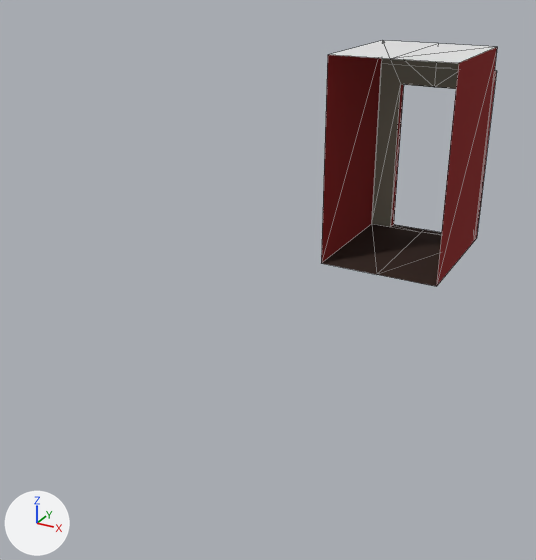
What one commit did to the glTF model assets/models/bar-v2/bar-corridor.glb.
The view is the same before and after, from a camera (50 mm lens) standing at (3.15, -6.83, 3.95) and looking at (-0.51, -0.19, 0.62). Arrows for +X, +Y and +Z are at lower left; the lights stay in place. Mesh edges are drawn as thin lines. Vertices at the same position are counted once.

The scene before the commit, as lines of its bpy script (objects in view):
```python
me_plane_019 = bpy.data.meshes.new('Plane.019')
me_plane_019.from_pydata(...)  # 31 vertices, 48 faces; spans x -0.82..0.82, y 1.92..3.96, z 0.0..2.8
# faces by material slot: [4, 28, 8, 8]
me_plane_019.materials.append(mat_platre)  # white #e7e7e7
me_plane_019.materials.append(mat_red)  # red #860100
me_plane_019.materials.append(mat_darker_wood)  # brown #2c180d
me_plane_019.materials.append(mat_concrete)  # grey #909081
# before: 1 (0.82, 1.92, 2.8) at pixel (458, 63), 2 (0.0, 1.92, 2.8) at pixel (390, 58), 5 (-0.82, 1.92, 2.8) at pixel (327, 54), 7 (0.82, 1.92, 0.0) at pixel (436, 286), 19 (-0.82, 1.92, 0.0) at pixel (321, 263)
# before: 29 (0.0, 1.92, 0.0) at pixel (376, 274)
# before: 9 (0.5, 3.82, 2.2), 10 (0.5, 3.96, 2.2), 12 (0.0, 3.82, 2.2) at pixel (434, 87), 13 (0.0, 3.96, 2.2), 23 (-0.5, 3.96, 2.2)
# before: 24 (-0.5, 3.82, 2.2) at pixel (400, 84)
ob_corridor = bpy.data.objects.new('Corridor', me_plane_019)
ob_corridor.location = (0.0, 0.0, 0.0)
```
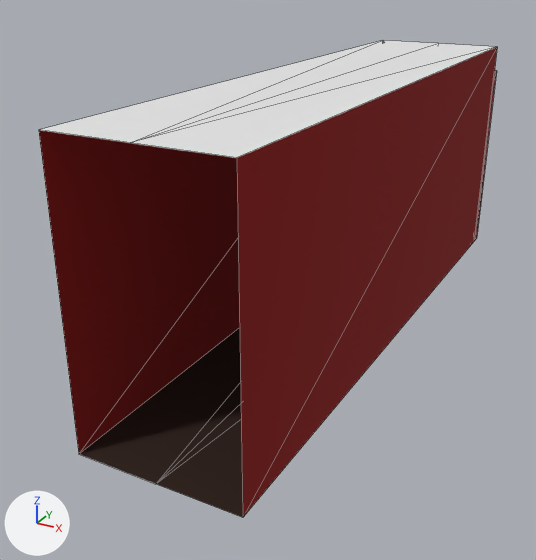
Boxes [x1, y1, x2, y2] around the edits, measured in the pictures (536 x 560 px; the box of a moved part takes in the faces that stretch with it):
'Corridor', reshaped (159% wider, 94% taller)
    before: [321, 40, 497, 286]
    after: [39, 40, 497, 518]
part 1 of me_plane_019, moved or reshaped
    before: [321, 40, 497, 286]
    after: [39, 40, 497, 518]
part 2 of me_plane_019, moved or reshaped (not visible afterwards)
    before: [372, 58, 459, 227]

What changed in the scene script:
```text
Change me_plane_019:
    where me_plane_019.from_pydata(...)  # 31 vertices, 48 faces; spans x -0.82..0.82, y 1.92..3.96, z 0.0..2.8
    used by ob_corridor; location = (0.0, 0.0, 0.0)
    me_plane_019 part 1
    add for i in [1, 2, 5, 7, 19, 29]: me_plane_019.vertices[i].co += Vector((0.0, -4.92, 0.0))
    me_plane_019 part 2
    add for i in [9, 10, 12, 13, 23, 24]: me_plane_019.vertices[i].co += Vector((0.0, 0.0, -0.2))
```
